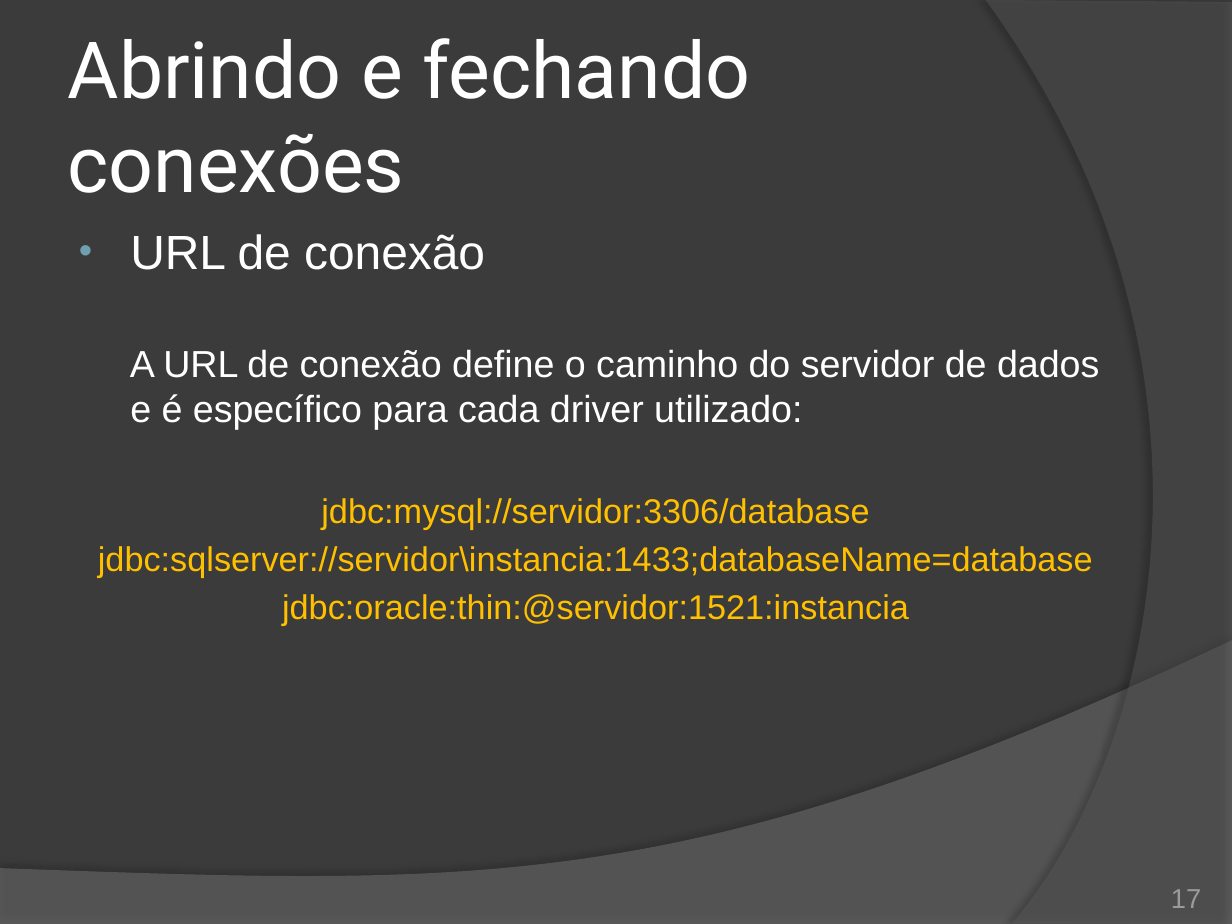
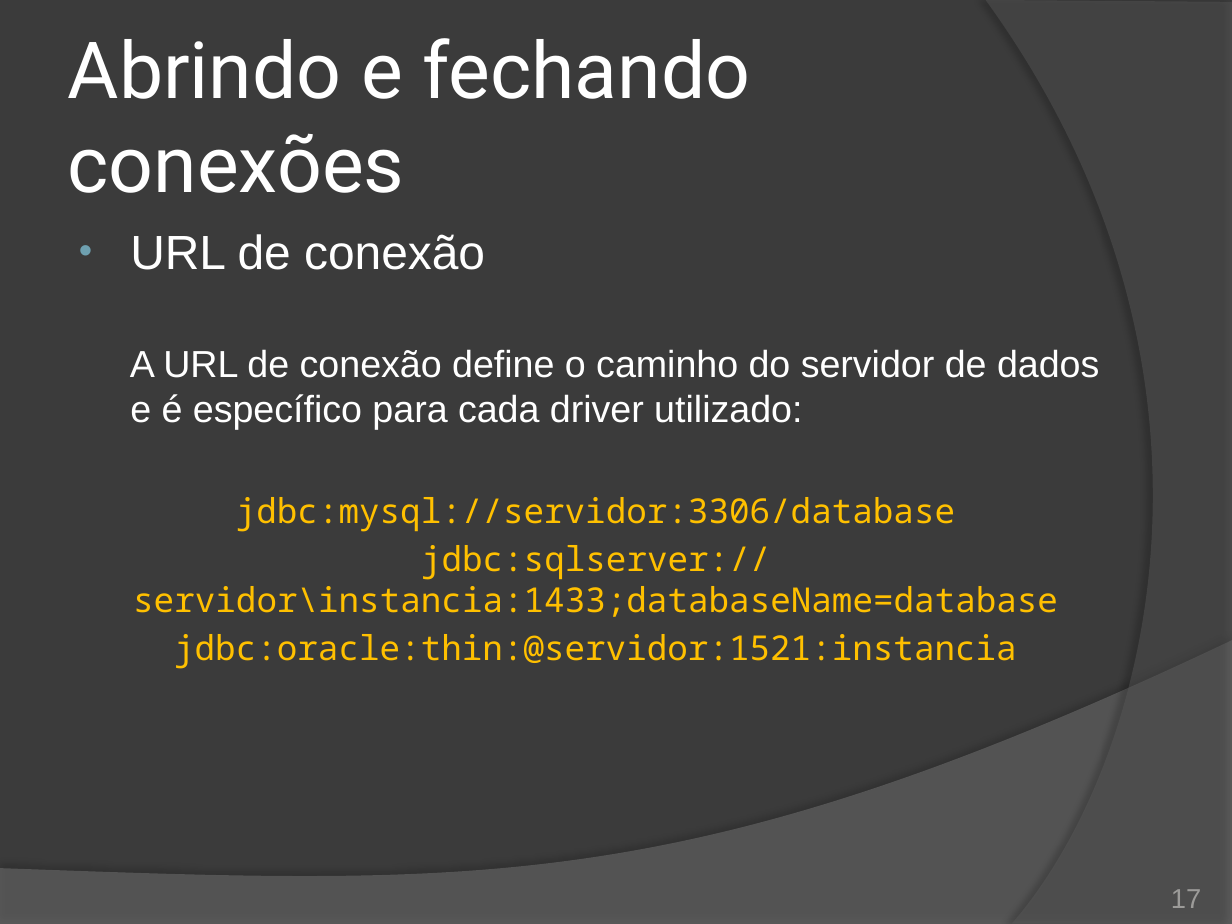
Before and after one commit to duchesqui/slzvieira-training, a slide deck: slide 17 of 2-Java-Programmer-Modulo-II/19.Capitulo11.pptx. Drawn at 1232x924 pixels with LibreOffice and Linux fonts; fonts in the diff are those of the drawing. Boxes give left, top, right and bottom in pixels: in the first picture for what was removed or moved away, otherwise in the second. Text is boxed around its words. In the diff, an @@ line names an element or a change of style, - is before the commit and + after.

```diff
--- a/2-Java-Programmer-Modulo-II/19.Capitulo11.pptx
+++ b/2-Java-Programmer-Modulo-II/19.Capitulo11.pptx
@@ text at <box>133,497,1058,669</box>: font Arial to Noto Sans Mono in "jdbc:mysql://servidor:3306/database", "jdbc:sqlserver://servidor\instancia:1433;databaseName=databa ...", "jdbc:oracle:thin:@servidor:1521:instancia" @@
```
Also in this commit, not shown: 11 other slides changed, 20 slides added, 2 slides removed, 2 other files.
